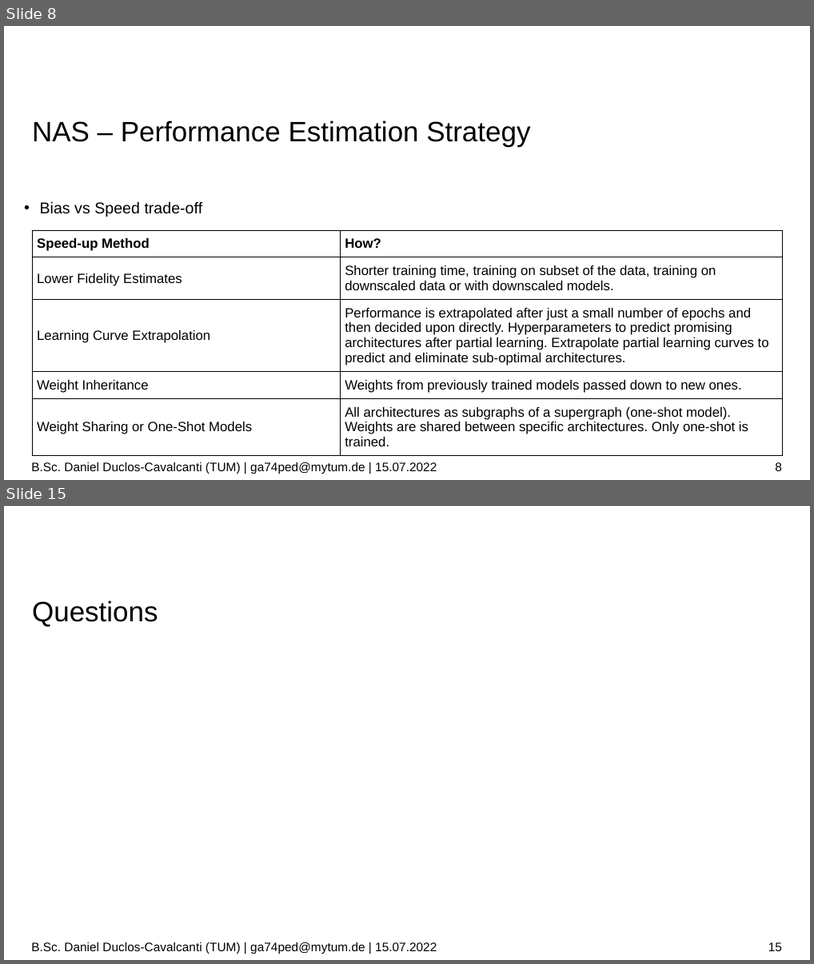
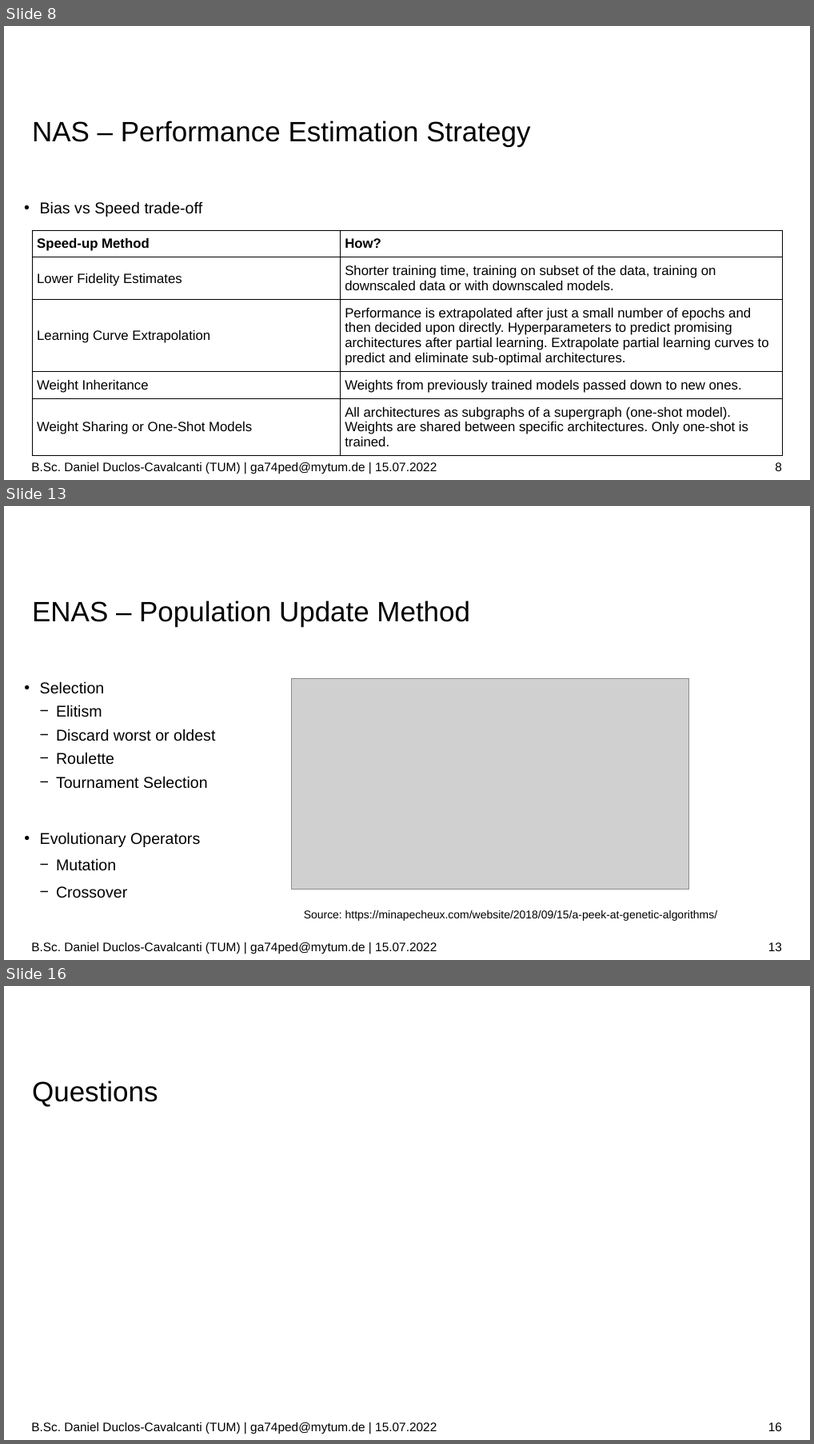
Before and after one commit to duclos-cavalcanti/tum-msei-seminar, a slide deck: pres.odp. Shown one above the other, each under a label of ours: slides 8 and 15 before the commit, slides 8, 13 and 16 after it; the slides between them are not shown. The pictures are 814x964 and 814x1444 pixels, drawn with LibreOffice and Linux fonts; fonts in the diff are those of the drawing; grey boxes stand for pictures; background and template pictures are left out. Boxes give left, top, right and bottom in pixels: in the first picture for what was removed or moved away, otherwise in the second. Text is boxed around its words. In the diff, an @@ line names an element or a change of style, - is before the commit and + after.

```diff
--- a/pres.odp
+++ b/pres.odp
@@ slide 13 added at [4, 506, 810, 960], background #FFFFFF @@
@@ title added at [32, 600, 470, 627], 25 pt, text #000000 @@
+ENAS – Population Update Method
@@ text added at [40, 681, 718, 920], 14 pt, text #000000 @@
+  • Selection
+    − Elitism
+    − Discard worst or oldest
+    − Roulette
+    − Tournament Selection
+  • Evolutionary Operators
+    − Mutation
+    − Crossover
+Source: https://minapecheux.com/website/2018/09/15/a-peek-at-genetic-algorithms/
@@ picture added at [291, 679, 690, 889] @@
@@ text added at [31, 942, 437, 953], 11 pt, text #000000 @@
+B.Sc. Daniel Duclos-Cavalcanti (TUM) | ga74ped@mytum.de | 15.07.2022
@@ page number added at [769, 942, 782, 951], 11 pt, text #000000 @@
+13
@@ what was slide 15 is now slide 16 @@
@@ page number at [769, 1422, 782, 1431]: text changed @@
-15
+16
```
Also in this commit, not shown: 3 slides changed, 3 other slides added, 4 slides removed, 4 other files.
